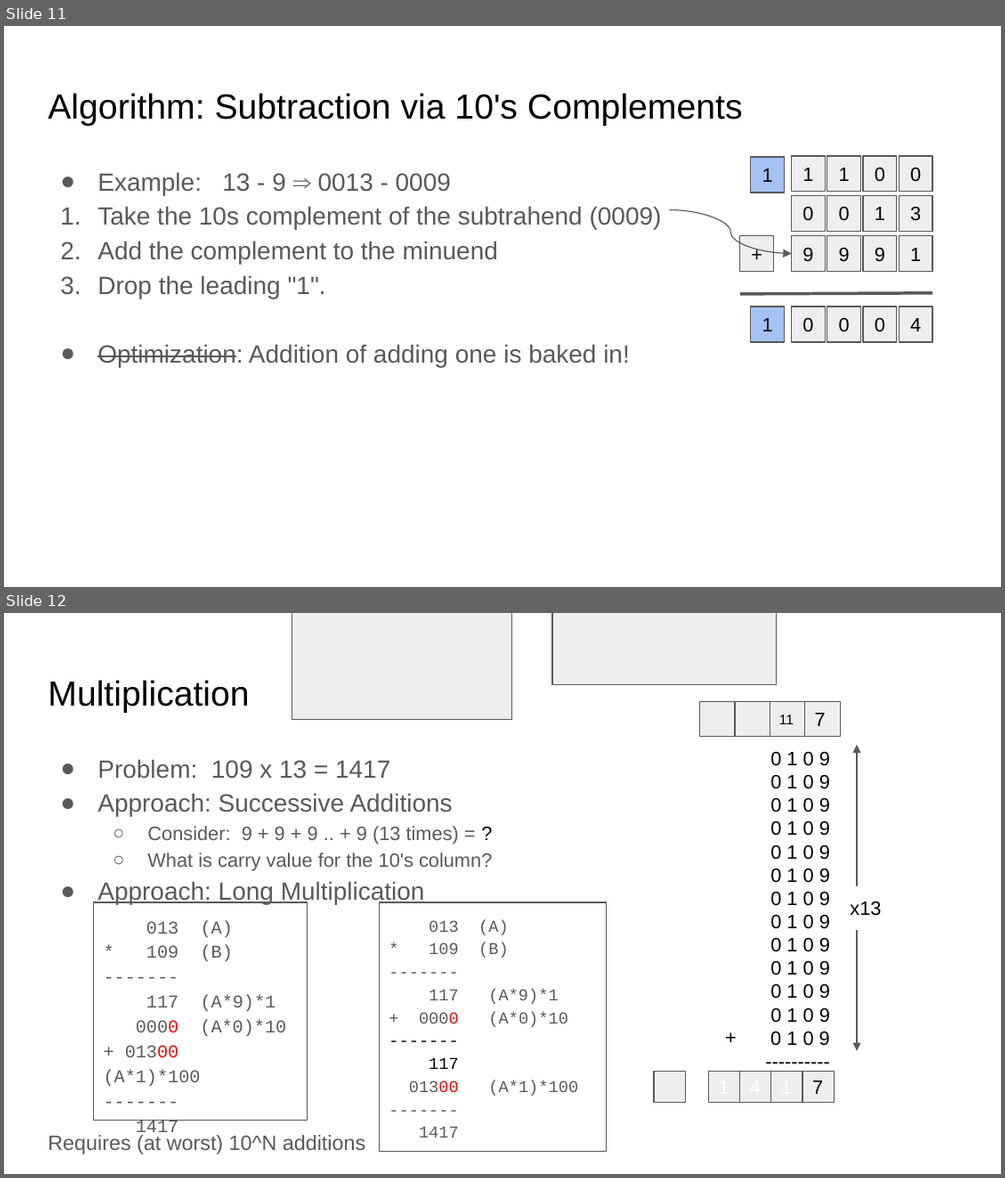
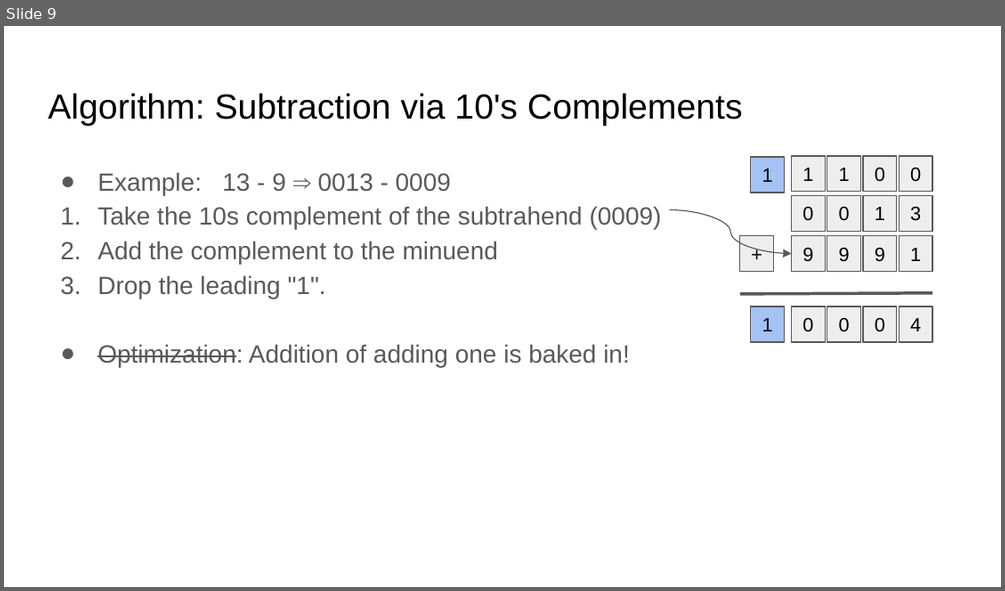
Before and after one commit to COMP122/comp122-s23, a slide deck: format-encodings/documents/ARCHIVE/base10-mathematical-review.pptx. Shown one above the other, each under a label of ours: slides 11 and 12 before the commit, slide 9 after it. The pictures are 1005x1178 and 1005x591 pixels, drawn with LibreOffice and Linux fonts; fonts in the diff are those of the drawing. Boxes give left, top, right and bottom in pixels: in the first picture for what was removed or moved away, otherwise in the second. Text is boxed around its words. In the diff, an @@ line names an element or a change of style, - is before the commit and + after.

```diff
--- a/format-encodings/documents/ARCHIVE/base10-mathematical-review.pptx
+++ b/format-encodings/documents/ARCHIVE/base10-mathematical-review.pptx
@@ slide 12 removed at <box>4,613,1001,1174</box>, background #FFFFFF @@
@@ rectangle removed at <box>292,613,512,719</box> @@
@@ rectangle removed at <box>552,613,777,685</box> @@
@@ title removed at <box>48,680,249,713</box> @@
-Multiplication
@@ rectangle removed at <box>700,702,735,737</box> @@
@@ rectangle removed at <box>735,702,769,737</box> @@
@@ rectangle removed at <box>769,702,804,737</box> @@
-11
@@ rectangle removed at <box>804,702,840,737</box> @@
-7
@@ double arrow removed from (857, 745) to (857, 1051) @@
@@ text removed at <box>48,759,492,1154</box> @@
-● Problem: 109 x 13 = 1417
-● Approach: Successive Additions
-  ○ Consider: 9 + 9 + 9 .. + 9 (13 times) = ?
-  ○ What is carry value for the 10's column?
-● Approach: Long Multiplication
-Requires (at worst) 10^N additions
@@ text removed at <box>770,751,830,1046</box> @@
-0 1 0 9
-0 1 0 9
-0 1 0 9
-0 1 0 9
-0 1 0 9
-0 1 0 9
-0 1 0 9
-0 1 0 9
-0 1 0 9
-0 1 0 9
-0 1 0 9
-0 1 0 9
-+ 0 1 0 9
-----------
@@ rectangle removed at <box>94,902,307,1119</box> @@
-013 (A)
-* 109 (B)
--------
-117 (A*9)*1
-0000 (A*0)*10
-+ 01300 (A*1)*100
--------
-1417
@@ rectangle removed at <box>379,902,606,1151</box> @@
-013 (A)
-* 109 (B)
--------
-117 (A*9)*1
-+ 0000 (A*0)*10
--------
-117
-01300 (A*1)*100
--------
-1417
@@ text removed at <box>850,900,881,916</box> @@
-x13
@@ rectangle removed at <box>654,1070,685,1102</box> @@
@@ rectangle removed at <box>709,1070,740,1102</box> @@
@@ rectangle removed at <box>740,1070,770,1102</box> @@
@@ rectangle removed at <box>770,1070,801,1102</box> @@
@@ rectangle removed at <box>802,1070,833,1102</box> @@
-7
@@ what was slide 11 is now slide 9 @@
```
Also in this commit, not shown: 4 other slides removed, 3 other files.
